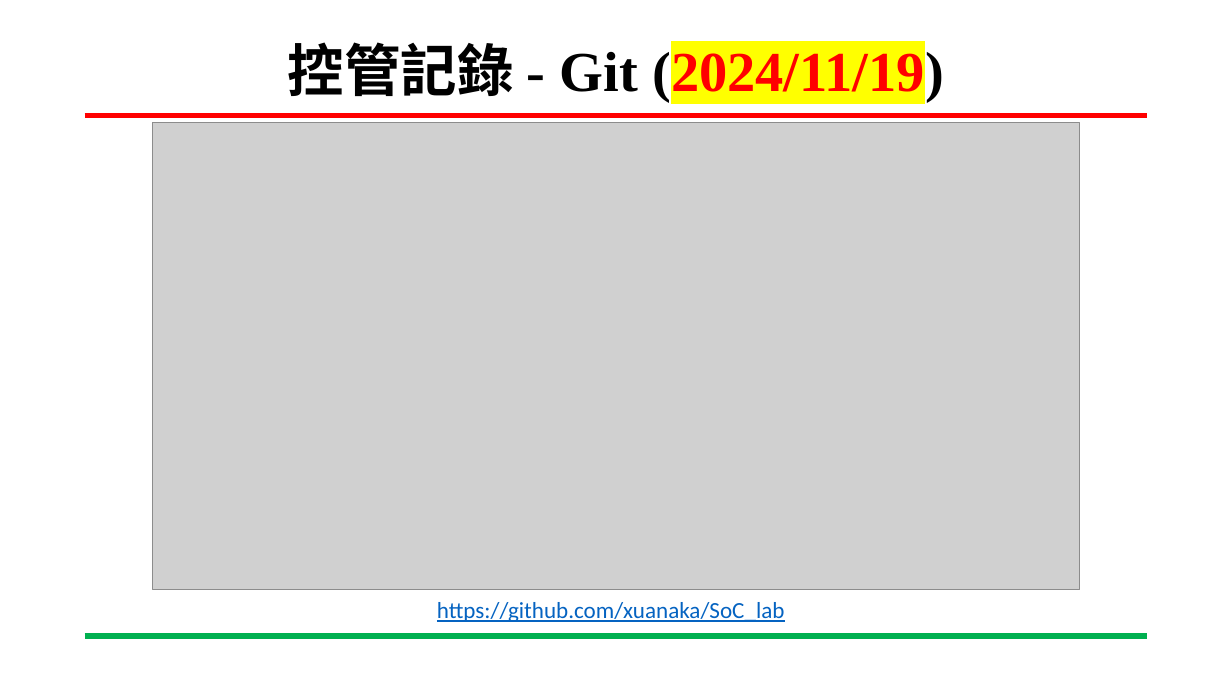
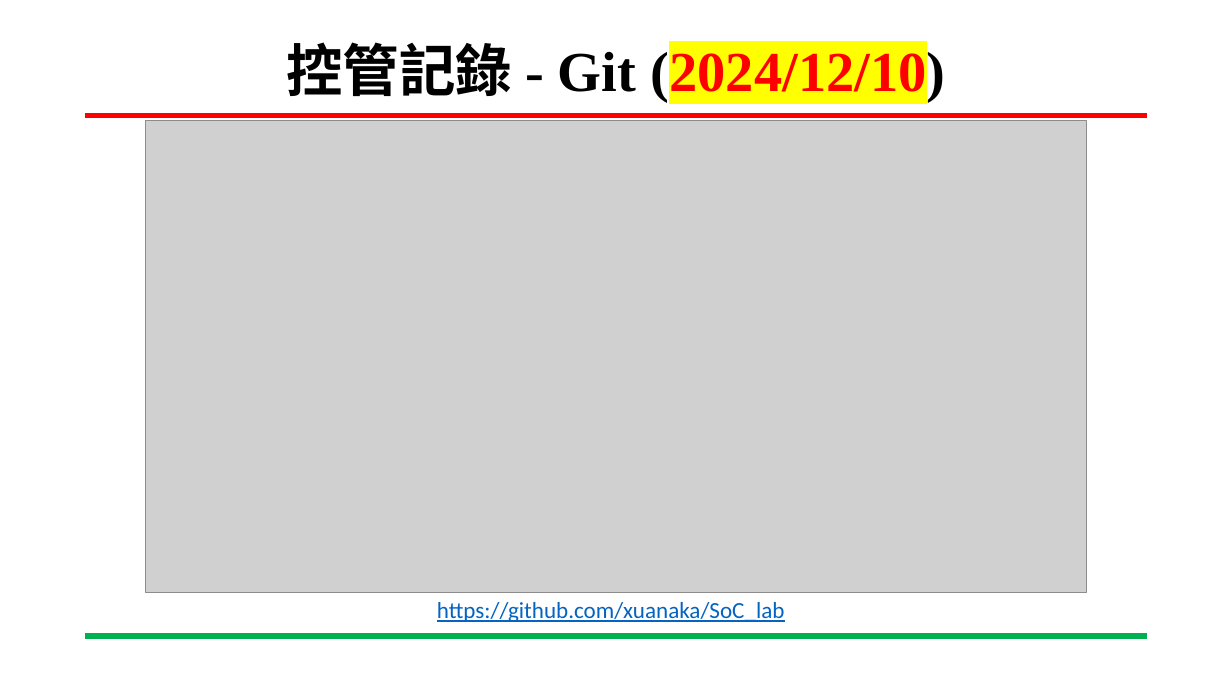
Before and after one commit to xuanaka/SoC_lab, a slide deck: slide 2 of 專案進度報告.pptx. Drawn at 1232x693 pixels with LibreOffice and Linux fonts; fonts in the diff are those of the drawing; grey boxes stand for pictures; background and template pictures are left out. Boxes give left, top, right and bottom in pixels: in the first picture for what was removed or moved away, otherwise in the second. Text is boxed around its words. In the diff, an @@ line names an element or a change of style, - is before the commit and + after.

```diff
--- a/專案進度報告.pptx
+++ b/專案進度報告.pptx
@@ title at [286,42,945,102]: text changed @@
-控管記錄 - Git (2024/11/19)
+控管記錄 - Git (2024/12/10)
@@ picture: place and size @@
-picture at [152,123,1080,590]
+picture at [145,120,1086,592]
```
Also in this commit, not shown: 12 other slides changed, 2 slides removed.
